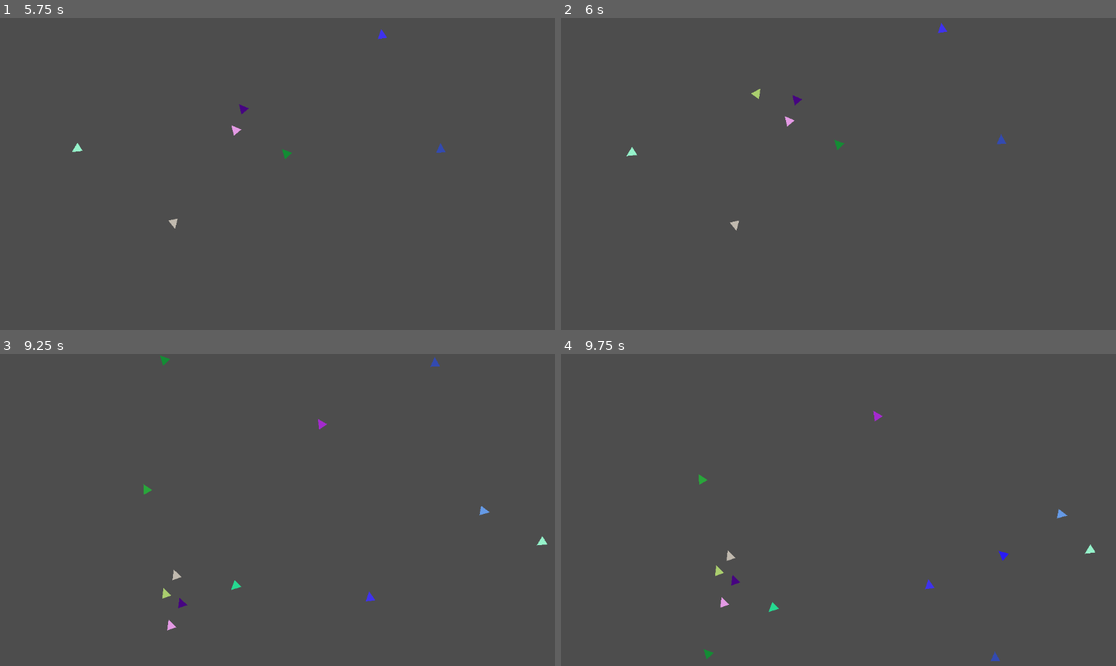
Above: before the commit, frames 1-4 (two rows, left to right).
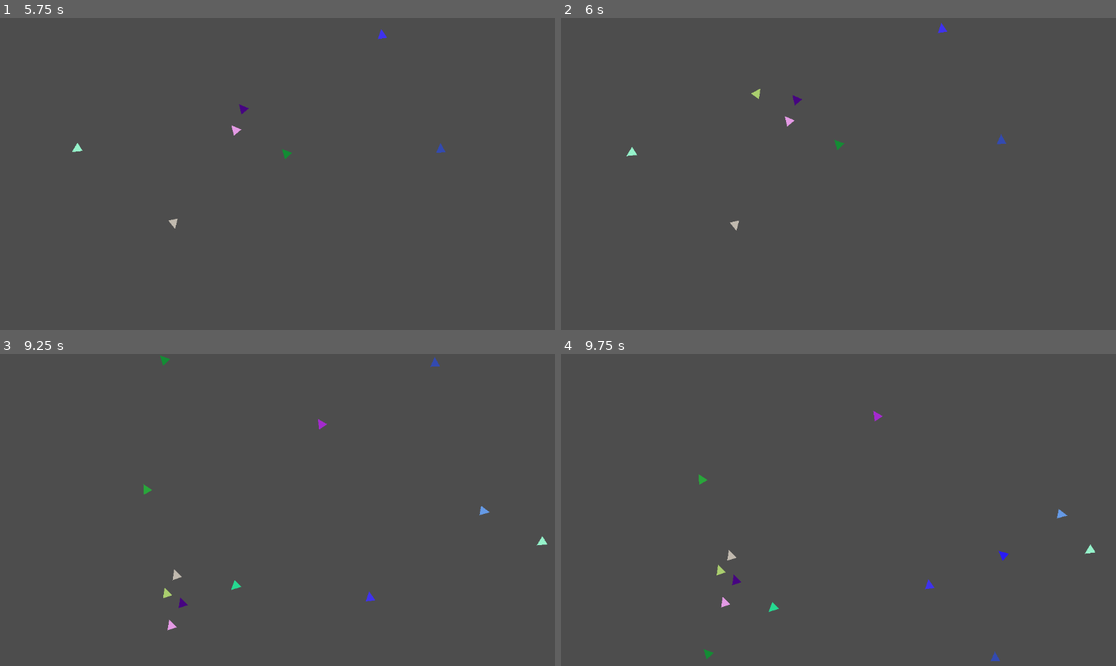
Above: after the commit, the same moments.

Repository: xv-k/BoidTest
Game: Godot game, scene res://world.tscn
Same seed, same stepped clock (60 frames per second), same inputs: the game is played once before the commit and once after it.
Inputs (mouse positions are in pixels of both pictures, inside the frame that each line leads up to):
- Up to frame 1 (5.75 s): tap Enter at 0.5, 2.75 s; move the mouse to (399, 158) at 0.52 s; click (399, 158) at 0.6 s; tap Space at 1.25 s; move the mouse to (166, 189) at 1.27 s; click (166, 189) at 1.35 s; move the mouse to (333, 105) at 2.02 s; click (333, 105) at 2.1 s; move the mouse to (249, 236) at 2.77 s; click (249, 236) at 2.85 s; move the mouse to (444, 220) at 3.52 s; click (444, 220) at 3.6 s; move the mouse to (111, 127) at 4.27 s; click (111, 127) at 4.35 s; move the mouse to (305, 174) at 5.02 s; click (305, 174) at 5.1 s
- Up to frame 2 (6 s): move the mouse to (755, 96) at 5.77 s; click (755, 96) at 5.85 s
- Up to frame 3 (9.25 s): move the mouse to (399, 494) at 6.52 s; click (399, 494) at 6.6 s; move the mouse to (166, 525) at 7.27 s; click (166, 525) at 7.35 s; move the mouse to (333, 441) at 8.02 s; click (333, 441) at 8.1 s; move the mouse to (249, 572) at 8.77 s; click (249, 572) at 8.85 s
- Up to frame 4 (9.75 s): move the mouse to (1005, 556) at 9.52 s; click (1005, 556) at 9.6 s

Frames 1-2 are identical in both runs. In frame 3, less than 0.1% of the frame differs, in the area x 29-34%, y 69-89%; in frame 4, less than 0.1%, in the area x 27-33%, y 62-82%.

Commit message:
cleaned up teh code and comments

Diff:
--- a/boid.gd
+++ b/boid.gd
@@ -7,34 +7,29 @@
 var boids_in_range := []
 var boid_speed := 100.0
 var screen_size : Vector2
-var movv := 48
+
+#number is a number given to the boid (at creation in the world script)
 var number: int
-
-#var avgVel:= Vector2.ZERO
-#var avgDir:= Vector2.ZERO
-#var avgPos := Vector2.ZERO
-#var steerAway := Vector2.ZERO
-
+#direction is the direction in a normalized vector
 var direction: Vector2
 
 func _ready():
 	screen_size = get_viewport_rect().size
+	collision_polygon_2d.polygon = polygon_2d.polygon
+
 	randomize()
 	direction = Vector2(randf_range(-1,1),randf_range(-1,1))
-	#print(direction)
-	collision_polygon_2d.polygon = polygon_2d.polygon
 	polygon_2d.color = Color(randf_range(0,1),randf_range(0,1),randf_range(0,1),1)
 
 func _physics_process(_delta):
+	#velocity is the direction multiplied with the speed
 	velocity = direction * boid_speed
-	#var min_angle = rotation
-	#angle_to_point returns the angle between the line connecting the two points and the X axis, in radians.
-	#var max_angle = velocity.angle_to_point(Vector2.ZERO) - PI/2
-	#rotation = lerp_angle(min_angle, max_angle,0.4)
+	#rotation is the direction but then an angle in radiants (and because the triangle sprite faces up we turn it 90° or Pi/2)
 	rotation = direction.angle() + PI/2
+
 	#disable it and set the collision layer of the physics layer from the tileset back to 1
 	torus_world()
-	boids()
+	steering()
 	#apperantly delta is automatically applied in move and slide?
 	move_and_slide()
 
@@ -50,46 +45,24 @@
 		position.y = 0
 
 
-func boids():
+func steering():
 	#only if there are boids in range
 	if boids_in_range.size() > 0:
-		#avgVel = Vector2.ZERO
-		#avgPos = Vector2.ZERO
 		var avgDir = Vector2.ZERO
-		#loop over all boids in range and add their positions and volecities
+		#loop over all boids in range and add their directions
 		for boid in boids_in_range:
-			#avgVel += boid.velocity
-			avgDir += boid.direction.normalized()
-			#avgPos += boid.position
-		#everage the positions and velocities
-		#prints("before average", avgDir)
-		#avgVel = avgVel / boids_in_range.size()
-		#avgPos = avgPos / boids_in_range.size()
-		#avgDir = avgDir / boids_in_range.size()
-		#prints("after average", avgDir)
-		#add the average of all velocities (in range) and your velocity to yopur velocity ( so it becomes closer to the average)
-		#velocity += (avgVel - velocity)/2
-		#direction = avgDir
-		direction = lerp(direction, avgDir.normalized(), 0.05)
-		#same for ^position
-		#position += (avgPos - velocity)/2
+			avgDir += boid.direction
+		#normalise the average direction
+		avgDir = avgDir.normalized()
+		#set this direction to a value between the average direction and this direction
+		#last parameter is the percantage of how much the direction is changed (speed of turning in that direction)
+		direction = lerp(direction, avgDir, 0.05)
 
 
 func _on_area_2d_area_entered(area):
-	#if area != self and area.is_in_group("boid_area"): #dont think the self check is needed (and area also not probably)
-		#prints("entered")
-		#boids_in_range.append(area.get_parent().number)
-		#prints("enter", number, "sees", boids_in_range)
+	#add the boid to the array
 	boids_in_range.append(area.get_parent())
 
 func _on_area_2d_area_exited(area):
-	#print("exited")
-	# using lambda function filter wants a function, i is the element
-	#boids_in_range.filter(func(i): return i != area.get_parent().number)
-	# The callable's method should take one Variant parameter (the current array element) and return a boolean value.
-
-
-	#boids_in_range = boids_in_range.filter(func(i): return number != i)
-	#boids_in_range.erase(area.get_parent().number)
-	#prints("exit", number, "sees", boids_in_range)
+	#remove the boid to the array
 	boids_in_range.erase(area.get_parent())
--- a/world.gd
+++ b/world.gd
@@ -5,7 +5,7 @@
 var boid_scene: PackedScene = preload("res://boid.tscn")
 
 func _ready():
-	counter += 1
+	pass
 
 
 func _process(delta):
